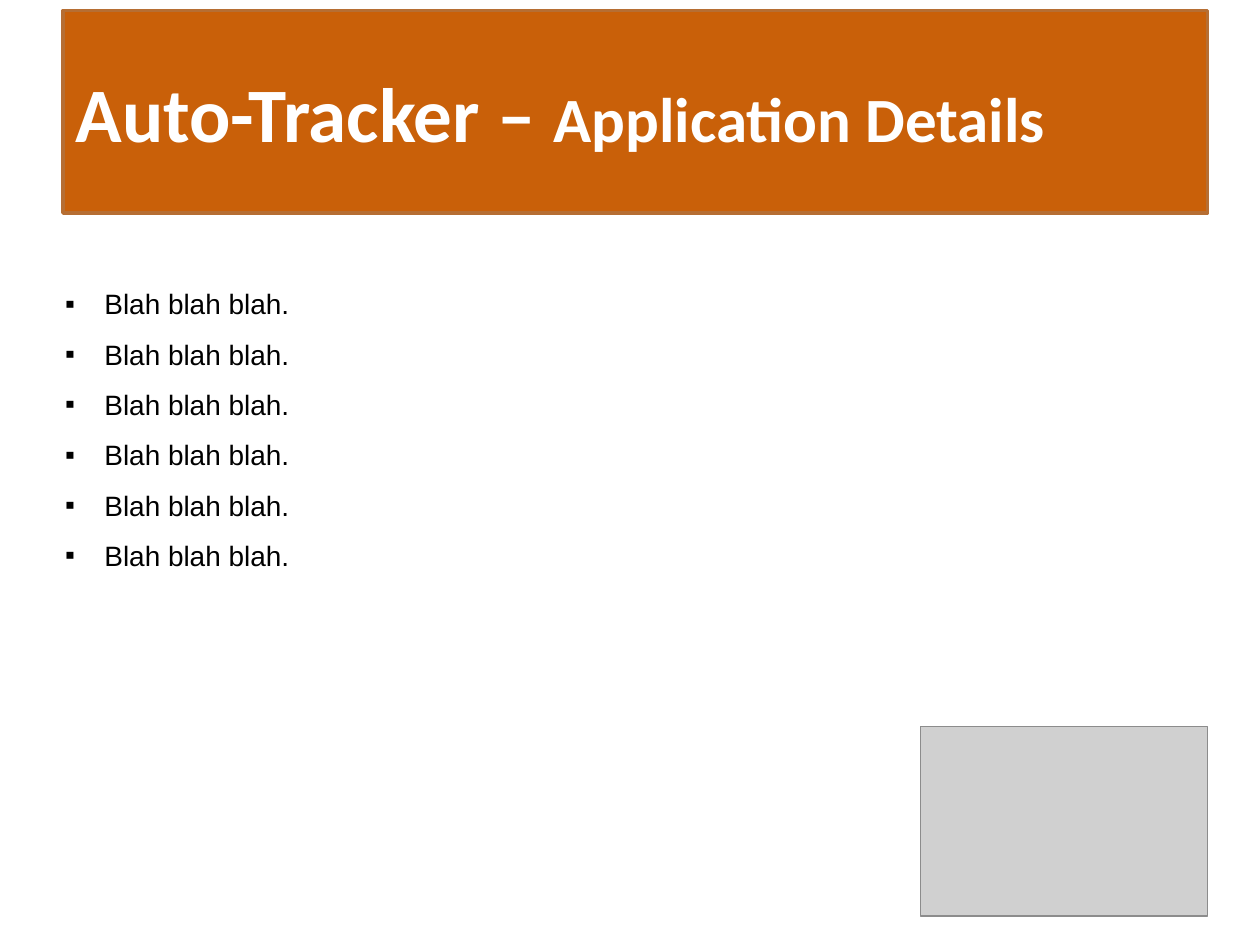
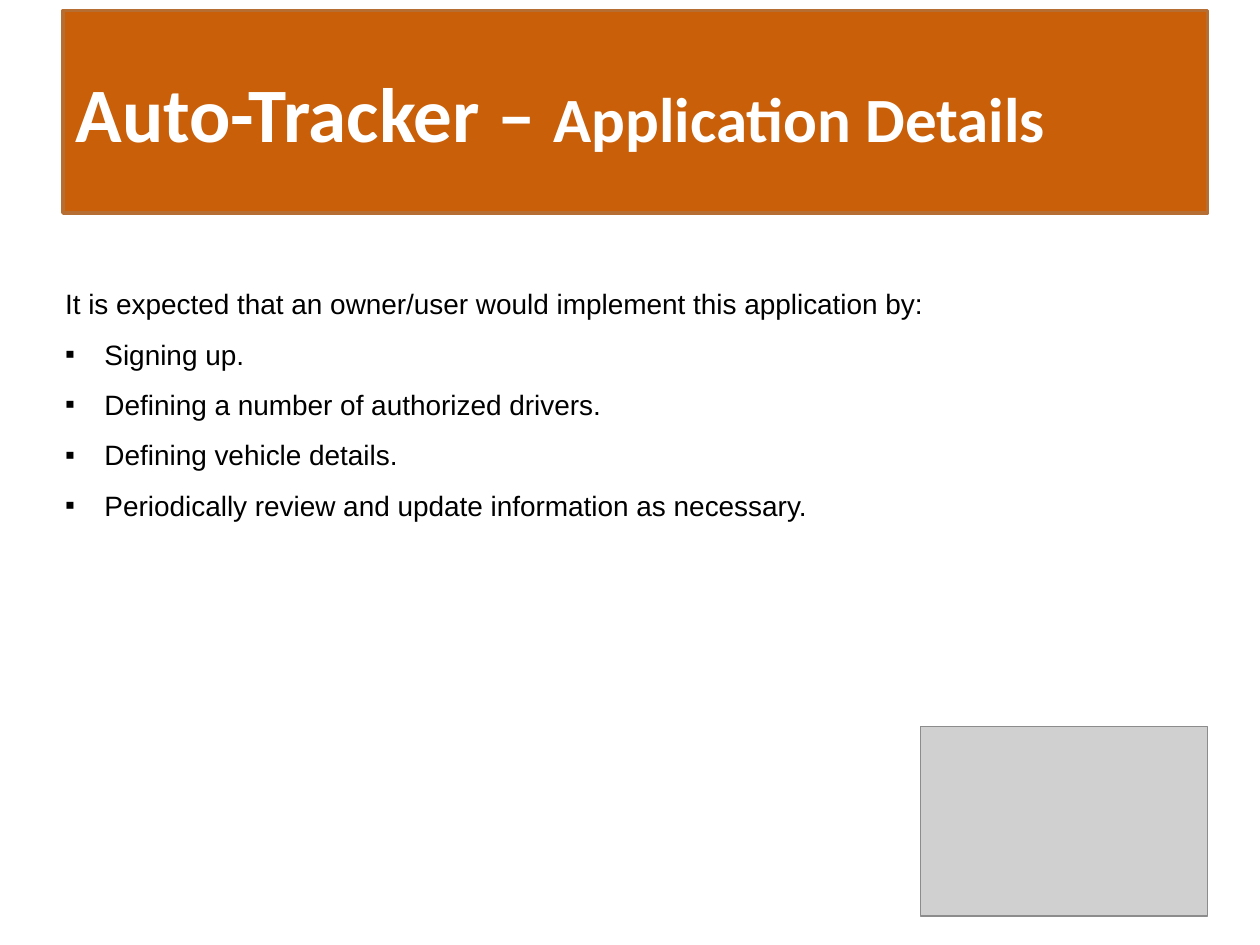
Before and after one commit to p2T3/auto-tracker, a slide deck: slide 6 of public/assets/Auto-Tracker-Presentation.pptx. Drawn at 1260x945 pixels with LibreOffice and Linux fonts; fonts in the diff are those of the drawing; grey boxes stand for pictures. Boxes give left, top, right and bottom in pixels: in the first picture for what was removed or moved away, otherwise in the second. Text is boxed around its words. In the diff, an @@ line names an element or a change of style, - is before the commit and + after.

```diff
--- a/public/assets/Auto-Tracker-Presentation.pptx
+++ b/public/assets/Auto-Tracker-Presentation.pptx
@@ text at (x1=65, y1=293, x2=922, y2=521): text changed @@
-▪ Blah blah blah.
-▪ Blah blah blah.
-▪ Blah blah blah.
-▪ Blah blah blah.
-▪ Blah blah blah.
-▪ Blah blah blah.
+It is expected that an owner/user would implement this application by:
+▪ Signing up.
+▪ Defining a number of authorized drivers.
+▪ Defining vehicle details.
+▪ Periodically review and update information as necessary.
```
Also in this commit, not shown: 7 other slides changed, 1 other file.
